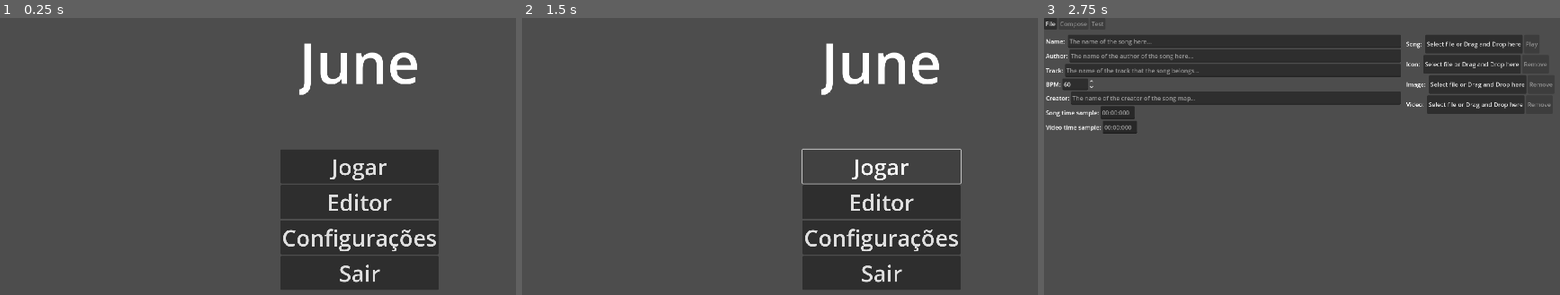
Above: before the commit, frames 1-3 (left to right).
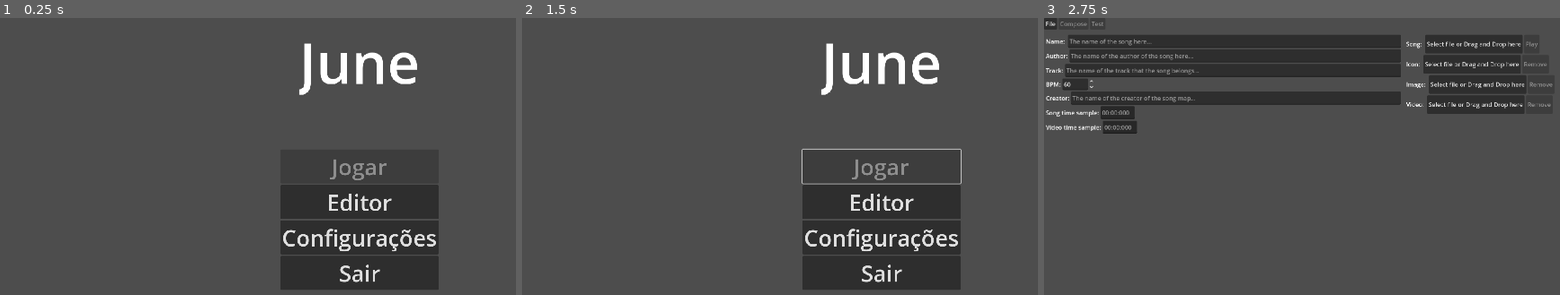
Above: after the commit, the same moments.

Repository: NothermanVEVO/June
Game: Godot game, scene res://Screens/StartScreen.tscn
The game is run twice, just before and just after one commit, with the same random seed, the same clock (stepped at 60 frames per second) and the same inputs.
Inputs (mouse positions are in pixels of both pictures, inside the frame that each line leads up to):
- Up to frame 1 (0.25 s): no input
- Up to frame 2 (1.5 s): click (883, 167) at 0.5 s, where only the run before the commit has a clickable "Jogar"; click (883, 167) at 1.25 s, where only the run before the commit has a clickable "Jogar"
- Up to frame 3 (2.75 s): click "Editor" at 2 s

The runs differ from the first frame. In frame 1, 0.2% of the frame differs, in the area x 63-75%, y 51-59%; in frame 2, 0.3%; in frame 3, nothing differs.

Commit message:
2025/09/15 - 003
- Created copy and paste for the Notes.
- The Play Button from the Start Screen is disabled until being able to do something.

Life quality improvement:
- When clicked on a item in the game components items the game will be automatically focused.
- Created tooltip texts for the items from the Game Components Items.

Bug fix:
- Solved a bug where lines maybe wouldn't appear on the screen.
- Solved a bug that the quit request from the music player was being done multiple times.
- Solved a possible crash involving using a variable that could be not instantiated.
- Solved a bug that was possibly to select the game component items while testing the song map.
- Solved a bug where if clicking in a region of a selected note, the note could be unselected and selected another in the same region.

Diff:
--- a/june/Editor/GameComponentsList.gd
+++ b/june/Editor/GameComponentsList.gd
@@ -12,7 +12,21 @@
 
 static var _selected_item_text = ""
 
+func _ready() -> void:
+	## OMG PIRATE SOFTWARE???
+	set_item_tooltip(1, "Consegue selecionar \"Notas\" e \"Notas Longas\", pode mexê-las de posição, copiar, além de\n apagá-las com \"Delete\"")
+	set_item_tooltip(4, "Nota simples de apertar.")
+	set_item_tooltip(5, "Nota de apertar, aperte com o mouse e arraste para usá-la, essas notas serão inválidas se começarem\n e acaberem no mesmo tempo.")
+	set_item_tooltip(7, "Ativa ou desativa o efeito de \"Poder\" em uma nota do tipo Tap ou Hold.")
+	set_item_tooltip(8, "A partir do tempo que a nota for posicionada, a velocidade mudará e ficara assim até\n o final ou até outra nota de velocidade, clique na nota com botão direito para alterar a velocidade.")
+	set_item_tooltip(9, "Essa nota só funciona em pares, para cada Fade Out deve haver um Fade In, isso irá fazer com que a\n Gear desapareça até o momento do Fade In, clique na nota com botão direito para alterar o tipo de Fade.")
+	set_item_tooltip(12, "Essa nota não altera em nada durante o jogo, ela só serve para caso você queria marcar posições da\n música, se clicar com o botão direito você pode fazer comentários nela.")
+	set_item_tooltip(13, "Um song map poderá ser dividido em seções, a partir do momento da nota o jogo começara a contar estatísticas\n do jogador entre essa seção até o outra seção ou o final da música, clique com o botão direito para colocar um título.")
+
 func _process(_delta: float) -> void:
+	if Editor.editor_music_player and Editor.editor_music_player.visible:
+		return
+
 	if is_resizing:
 		custom_minimum_size.x = start_minimum_size_x + (mouse_position_when_down.x - get_global_mouse_position().x)
 		custom_minimum_size.x = MINIMUM_SIZE_X if custom_minimum_size.x < MINIMUM_SIZE_X else custom_minimum_size.x
@@ -30,7 +44,7 @@
 	elif Input.is_action_just_pressed("Tap"):
 		_selected_item_text = "Tap (B)"
 		select(4)
-	elif Input.is_action_just_pressed("Hold"):
+	elif Input.is_action_just_pressed("Hold") and not Input.is_action_just_pressed("Paste"):
 		_selected_item_text = "Hold (V)"
 		select(5)
 	elif Input.is_action_just_pressed("Power"):
@@ -42,7 +56,7 @@
 	elif Input.is_action_just_pressed("Fade"):
 		_selected_item_text = "Fade (F)"
 		select(9)
-	elif Input.is_action_just_pressed("Note"):
+	elif Input.is_action_just_pressed("Note") and not Input.is_action_just_pressed("Copy"):
 		_selected_item_text = "Note (C)"
 		select(12)
 	elif Input.is_action_just_pressed("Section"):
@@ -52,6 +66,10 @@
 func _on_item_selected(index: int) -> void:
 
 	_selected_item_text = get_item_text(index)
+
+	release_focus()
+	if Editor.editor_composer and Editor.editor_composer.editor_menu_bar and Editor.editor_composer.editor_menu_bar.game:
+		Editor.editor_composer.editor_menu_bar.game.grab_focus()
 
 	#match get_item_text(index):
 		#"Select":
--- a/june/Editor/GameEditor.gd
+++ b/june/Editor/GameEditor.gd
@@ -47,6 +47,8 @@
 static var _holding_time : float = 0.0
 const _HOLDING_DELAY : float = 0.05
 
+var _copied_notes : Array[Note] = []
+
 signal changed
 
 func _ready() -> void:
@@ -119,11 +121,11 @@
 	_resized()
 
 func _process(delta: float) -> void:
+	if not Editor.editor_composer.visible:
+		return
+
 	focus_effect.visible = false
 	queue_redraw() # TODO REMOVE THIS SHIT LATER
-
-	if not Editor.editor_composer.visible:
-		return
 
 	if Input.is_action_just_pressed("Add Item") and not _is_mouse_inside_menu():
 		if _selected_notes:
@@ -131,10 +133,15 @@
 			if not notes:
 				_clear_selected_notes()
 
-		if _selected_long_notes and not _is_mouse_inside_menu():
+		if _selected_long_notes:
 			var long_notes := gear.get_global_long_note_intersected_rects(Rect2(get_global_mouse_position(), Vector2.ZERO))
 			if not long_notes:
 				_clear_selected_long_notes()
+
+	if Input.is_action_just_pressed("Copy"):
+		_copied_notes = _selected_notes.duplicate()
+	if Input.is_action_just_pressed("Paste"):
+		_paste()
 
 	_display_mouse_time_position()
 
@@ -147,7 +154,7 @@
 		Global.set_mouse_effect(MouseEffect.Effect.NONE)
 
 	if get_global_rect().has_point(get_global_mouse_position()):
-		if Input.is_action_just_pressed("Scroll Up"): # SCROLL THE SONG
+		if Input.is_action_just_pressed("Scroll Up"):
 			if Song.playing:
 				Song.stop()
 			Song.set_time(clampf(Song.get_time() + 0.1, 0.0, Song.get_duration()))
@@ -272,11 +279,16 @@
 		var closest_note : Note = null
 		for note in notes:
 			if closest_note:
+				if note.is_selected():
+					closest_note = note
+					break
 				if note.get_local_mouse_position().distance_squared_to(_start_mouse_click_position) < (
 				closest_note.get_local_mouse_position().distance_squared_to(_start_mouse_click_position)):
 					closest_note = note
 			else:
 				closest_note = note
+				if closest_note.is_selected():
+					break
 
 		if _clicked_on_note:
 			_last_drag_mouse_position = _get_limited_by_gear_local_mouse_position()["position"]
@@ -572,7 +584,6 @@
 
 func _handle_long_note(type : LongNote.Type) -> void:
 	if not get_rect().has_point(get_local_mouse_position()) or _is_any_note_with_display_info():
-		_currently_sample_long_note.visible = false
 		return
 
 	match type:
@@ -613,6 +624,18 @@
 	else: # DIDN'T FIND A NOTE HOLD
 		_currently_sample_long_note.visible = false
 
+func _paste() -> void:
+	if _copied_notes:
+		for note in _copied_notes:
+			if not is_instance_valid(note):
+				_copied_notes.clear()
+				return
+	changed.emit()
+	for note in _copied_notes:
+		if note is HoldNoteEditor:
+			gear.add_note_at(note.get_idx(), HoldNoteEditor.new(note.get_start_time(), note.get_end_time()), true)
+		else:
+			gear.add_note_at(note.get_idx(), NoteEditor.new(note.get_time()), true)
 
 func _get_time_difference_y() -> float:
 	var mouse_pos : Vector2 = get_local_mouse_position()
@@ -743,7 +766,7 @@
 	for i in (n_grids + 1):
 		var pos_y = NoteHolder.get_local_pos_y(_hit_zone_y - float(Note.height) / 2, - float(Note.height) / 2, start_time_pos + (value * i), Song.get_time(), Song.get_time() + Gear.MAX_TIME_Y())
 		pos_y += float(Note.height) / 2
-		draw_line(Vector2(left_x, pos_y), Vector2(right_x, pos_y), Color.WHITE, 1)
+		draw_line(Vector2(left_x, pos_y), Vector2(right_x, pos_y), Color.WHITE, 1, true)
 
 func _on_mouse_entered() -> void:
 	_is_mouse_inside = true
--- a/june/Editor/MenuBar/EditorMenuBar.gd
+++ b/june/Editor/MenuBar/EditorMenuBar.gd
@@ -39,6 +39,10 @@
 	_transfer_to_confirmation.visible = false
 	_transfer_to_confirmation.choice_made.connect(_transfer_to_confirmation_choice_made)
 	$"../TransferToHolder".add_child.call_deferred(_transfer_to_confirmation)
+	_load_really_specific_editor_music_player.call_deferred()
+
+func _load_really_specific_editor_music_player() -> void:
+	Editor.editor_music_player.quit_request.connect(_change_music_player_to_composer)
 
 func _process(delta: float) -> void:
 	if not _undo_song_maps.is_empty():
@@ -383,8 +387,6 @@
 				Editor.editor_settings.get_video_stream(), Editor.editor_settings.get_image_texture())
 			Editor.editor_composer.visible = false
 			Editor.editor_music_player.visible = true
-			if not has_signal("quit_request"):
-				Editor.editor_music_player.quit_request.connect(_change_music_player_to_composer)
 			game.set_gear(_gear_type_value)
 			Gear.mode = Gear.Mode.PLAYER
 			Editor.editor_music_player.start()
--- a/june/Gear/Note Holder/NoteHolder.gd
+++ b/june/Gear/Note Holder/NoteHolder.gd
@@ -366,13 +366,14 @@
 	if Gear.mode == Gear.Mode.PLAYER:
 		return
 	var pos = Vector2.ZERO
-	var rect_size_y = float(Note.height)
+	#var rect_size_y = float(Note.height)
 	var pos_x = pos.x - width / 2
-	var pos_y = pos.y - (rect_size_y / 2)
-	draw_rect(Rect2(pos_x, pos_y, width, rect_size_y), Color.BLUE)
-	draw_line(Vector2(pos_x, pos_y), Vector2(pos_x, pos_y - Gear.get_max_size_y() + float(Note.height) / 2), Color.WHITE)
-	draw_line(Vector2(pos_x + width, pos_y), Vector2(pos_x + width, pos_y - Gear.get_max_size_y() + float(Note.height) / 2), Color.WHITE)
-	draw_circle(pos, 5, Color.YELLOW)
+	#var pos_y = pos.y - (rect_size_y / 2)
+	#draw_rect(Rect2(pos_x, pos_y, width, rect_size_y), Color.BLUE)
+	draw_line(Vector2(pos_x, pos.y), Vector2(pos_x, pos.y - Gear.get_max_size_y() - float(Note.height) / 2), Color.WHITE, 1, true)
+	draw_line(Vector2(pos_x + width, pos.y), Vector2(pos_x + width, pos.y - Gear.get_max_size_y() - float(Note.height) / 2), Color.WHITE, 1, true)
+	draw_line(pos - Vector2(width / 2, 0), pos + Vector2(width / 2, 0), Color.YELLOW, 4)
+	#draw_circle(pos, 5, Color.YELLOW)
 	#draw_circle(Vector2(pos.x, pos.y - max_note_distance),
 		#5, Color.RED)
 
--- a/june/Screens/StartScreen.tscn
+++ b/june/Screens/StartScreen.tscn
@@ -49,6 +49,7 @@
 layout_mode = 2
 mouse_default_cursor_shape = 2
 theme_override_font_sizes/font_size = 60
+disabled = true
 text = "Jogar"
 
 [node name="Editor" type="Button" parent="VBoxContainer"]
--- a/june/project.godot
+++ b/june/project.godot
@@ -207,6 +207,16 @@
 "events": [Object(InputEventKey,"resource_local_to_scene":false,"resource_name":"","device":-1,"window_id":0,"alt_press …(195 unchanged characters)…
 ]
 }
+Copy={
+"deadzone": 0.2,
+"events": [Object(InputEventKey,"resource_local_to_scene":false,"resource_name":"","device":-1,"window_id":0,"alt_pressed":false,"shift_pressed":false,"ctrl_pressed":true,"meta_pressed":false,"pressed":false,"keycode":0,"physical_keycode":67,"key_label":0,"unicode":0,"location":0,"echo":false,"script":null)
+]
+}
+Paste={
+"deadzone": 0.2,
+"events": [Object(InputEventKey,"resource_local_to_scene":false,"resource_name":"","device":-1,"window_id":0,"alt_pressed":false,"shift_pressed":false,"ctrl_pressed":true,"meta_pressed":false,"pressed":false,"keycode":0,"physical_keycode":86,"key_label":0,"unicode":0,"location":0,"echo":false,"script":null)
+]
+}
 
 [rendering]
 
